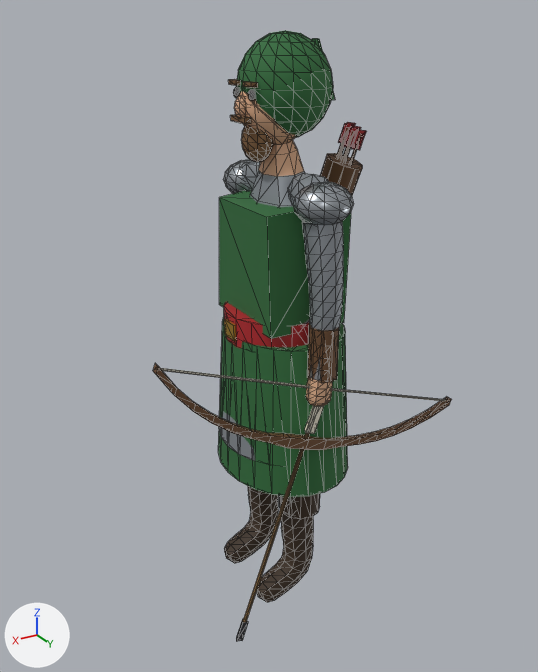
Before and after pictures for a commit that changed the glTF model models/era1/angliya_kamonchi.glb.
Both versions are drawn from a 50 mm camera at (1.152, 1.836, 1.848) aimed at (0.059, 0.014, 0.937). Arrows for +X, +Y and +Z are at lower left; the lights stay in place. The first picture is the older version. Mesh edges are drawn as thin lines. Vertices at exactly the same position are counted once.

Names of what the first picture shows: 'ArrowHead', 'ArrowShaft', 'Body', 'Bow', 'Fletch', 'StringTop' and 1 more.
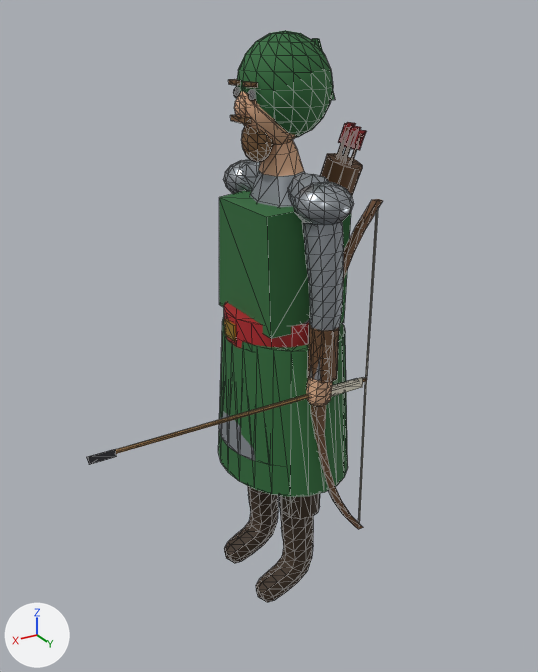
The change, as a diff of the scene's bpy script:
```diff
--- a/models/era1/angliya_kamonchi.glb.py
+++ b/models/era1/angliya_kamonchi.glb.py
@@ me_arrowhead @@
 # used by ob_arrowhead; location = (0.0, 0.0, 0.0)
-me_arrowhead.from_pydata(...)  # 6 vertices, 6 faces; spans x 0.2742..0.3193, y 0.227..0.2465, z 0.0203..0.0938
+me_arrowhead.from_pydata(...)  # 6 vertices, 6 faces; spans x 0.6505..0.7205, y 0.227..0.2465, z 0.8192..0.8418
+# me_arrowhead part 1: the whole mesh is turned -70 degrees about the y axis through its middle, then moved by (0.3887, 0.0, 0.7735)
 me_arrowhead.materials.append(mat_arrowiron)
@@ me_arrowshaft @@
 # used by ob_arrowshaft; location = (0.0, 0.0, 0.0)
-me_arrowshaft.from_pydata(...)  # 10 vertices, 10 faces; spans x 0.006..0.29, y 0.234..0.245, z 0.088..0.844
+me_arrowshaft.from_pydata(...)  # 10 vertices, 10 faces; spans x -0.15..0.65, y 0.234..0.245, z 0.825..0.836
+# me_arrowshaft part 2: the whole mesh is turned -70 degrees about the y axis through its middle, then moved by (0.103, 0.0, 0.365)
 me_arrowshaft.materials.append(mat_arrowwood)
@@ me_fletch_005 @@
 # used by ob_fletch; location = (0.0, 0.0, 0.0)
-me_fletch_005.from_pydata(...)  # 6 vertices, 6 faces; spans x 0.0018..0.0753, y 0.22..0.25, z 0.7042..0.8288
+me_fletch_005.from_pydata(...)  # 6 vertices, 6 faces; spans x -0.1295..-0.0095, y 0.22..0.25, z 0.8132..0.8478
+# me_fletch_005 part 3: the whole mesh is turned -70 degrees about the y axis through its middle, then moved by (-0.1081, 0.0, 0.064)
 me_fletch_005.materials.append(mat_fletching)
@@ me_stringtop @@
 # used by ob_stringtop; location = (0.0, 0.0, 0.0)
-me_stringtop.from_pydata(...)  # 8 vertices, 8 faces; spans x 0.01..0.528, y 0.237..0.244, z 0.838..1.038
+me_stringtop.from_pydata(...)  # 8 vertices, 8 faces; spans x -0.158..-0.146, y 0.236..0.243, z 0.83..1.381
+# me_stringtop part 4: the whole mesh is multiplied about its middle by the matrix ((-0.359, 0.0, 0.933), (0.0, -1.0, 0.0), (0.933, 0.0, 0.359)), then moved by (-0.421, 0.0, 0.167)
 me_stringtop.materials.append(mat_string)
@@ ob_bow @@
 ob_bow = bpy.data.objects.new('Bow', me_bow)
-ob_bow.location = (0.03, 0.24, 0.79)
-ob_bow.rotation_euler = (0.0, 1.222, 0.0)  # degrees (0, 70, 0)
+ob_bow.location = (-0.095, 0.24, 0.831)
```

Changed parts and their boxes (x1, y1, x2, y2) in the pictures (538 x 672 px):
'Bow', moved, turned
    before: (153, 363, 451, 450)
    after: (311, 199, 383, 529)
'ArrowShaft', moved, turned
    before: (243, 433, 310, 622)
    after: (116, 378, 367, 454)
'StringTop', reshaped
    before: (161, 368, 310, 388)
    after: (365, 210, 378, 379)
'Fletch', moved, turned
    before: (305, 405, 324, 434)
    after: (331, 377, 363, 396)
'ArrowHead', moved, turned
    before: (236, 619, 248, 642)
    after: (87, 449, 116, 465)
